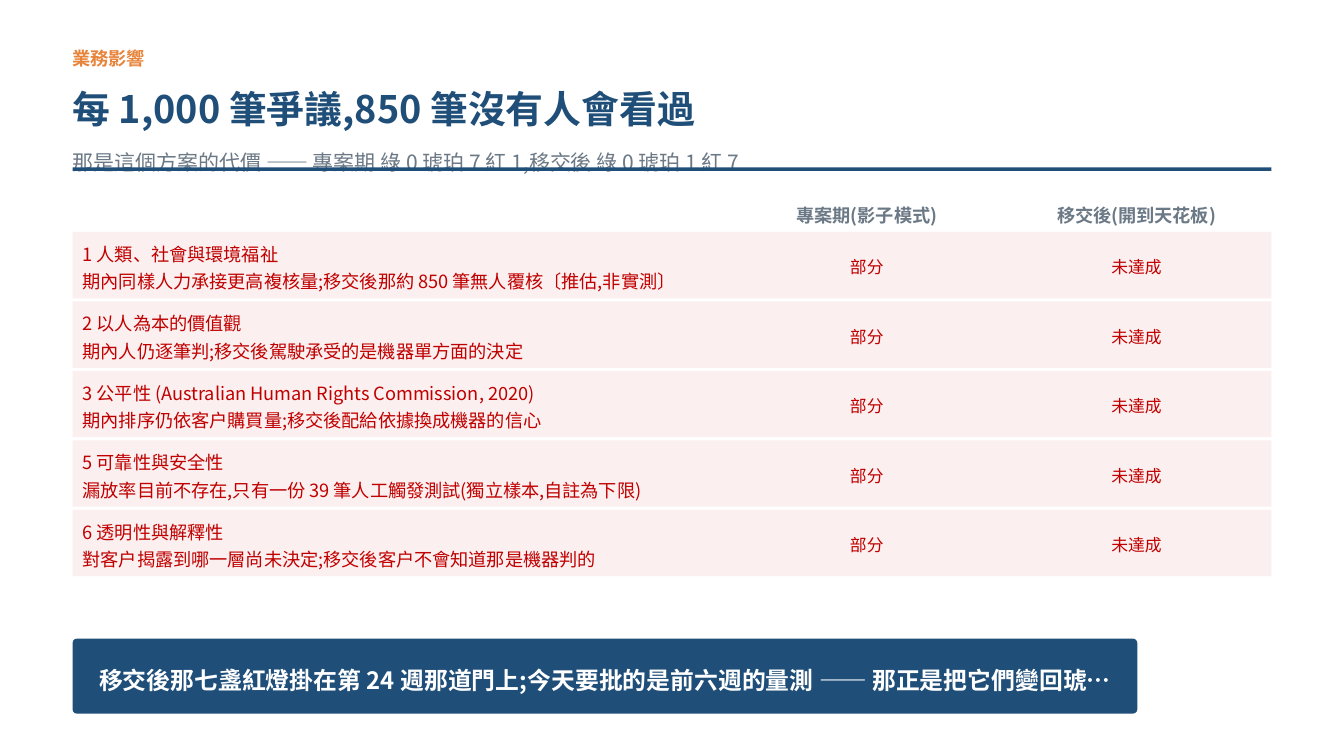
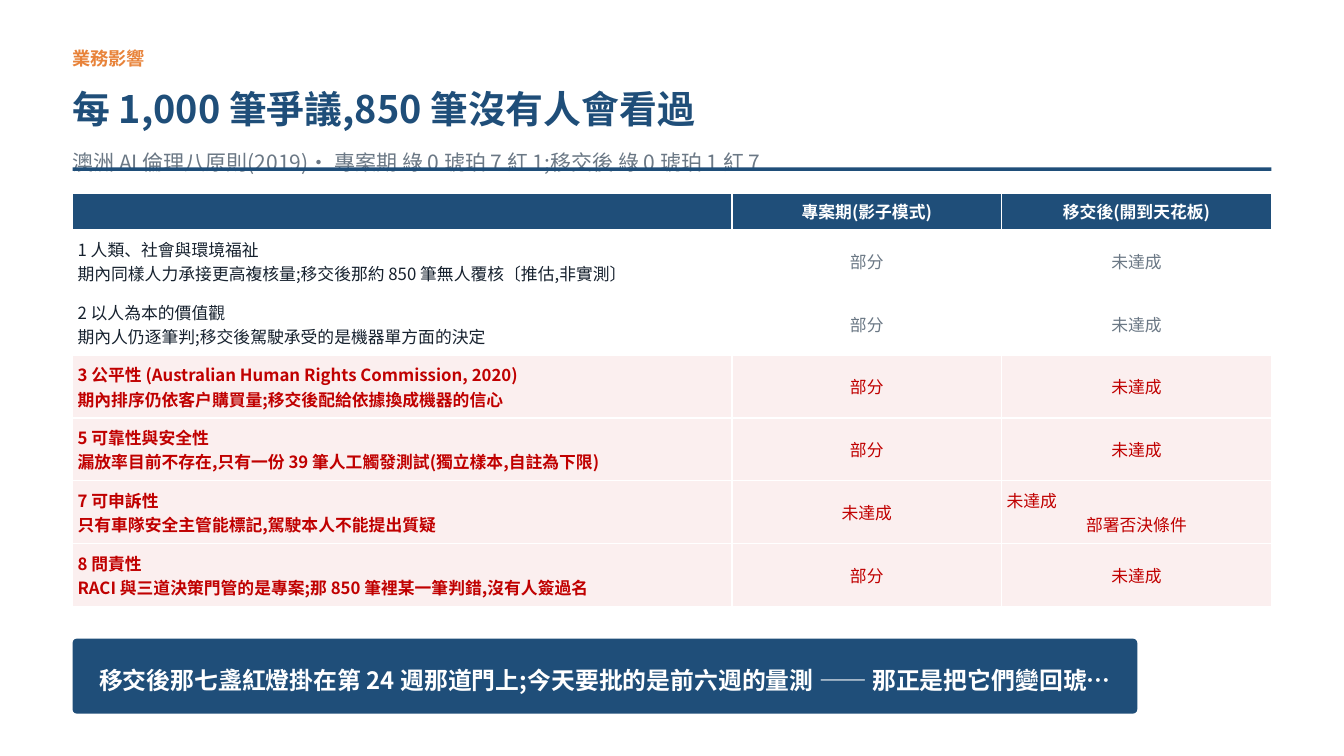
Before and after one commit to pokai-huang0828/UTS_workspace, a slide deck: slide 8 of Artificial Intelligence for Enterprises/Assessment3/Huang_26254793_421104_Assessment 3.pptx. Drawn at 1344x756 pixels with LibreOffice and Linux fonts; fonts in the diff are those of the drawing. Boxes give left, top, right and bottom in pixels: in the first picture for what was removed or moved away, otherwise in the second. Text is boxed around its words. In the diff, an @@ line names an element or a change of style, - is before the commit and + after.

```diff
--- a/Artificial Intelligence for Enterprises/Assessment3/Huang_26254793_421104_Assessment 3.pptx
+++ b/Artificial Intelligence for Enterprises/Assessment3/Huang_26254793_421104_Assessment 3.pptx
@@ text at (x1=73, y1=152, x2=761, y2=174): text changed @@
-那是這個方案的代價 —— 專案期 綠 0 琥珀 7 紅 1,移交後 綠 0 琥珀 1 紅 7
+澳洲 AI 倫理八原則(2019)· 專案期 綠 0 琥珀 7 紅 1;移交後 綠 0 琥珀 1 紅 7
@@ table added at (x1=73, y1=194, x2=1272, y2=606), 7 rows, 3 columns @@
+ | 專案期(影子模式) | 移交後(開到天花板)
+1 人類、社會與環境福祉 期內同樣人力承接更高複核量;移交後那約 850 筆無人覆核〔推估,非實測〕 | 部分 | 未達成
+2 以人為本的價值觀 期內人仍逐筆判;移交後駕駛承受的是機器單方面的決定 | 部分 | 未達成
+3 公平性 (Australian Human Rights Commission, 2020) 期內排序仍依客戶購買量;移交後配給依據換成機器的信心 | 部分 | 未達成
+5 可靠性與安全性 漏放率目前不存在,只有一份 39 筆人工觸發測試(獨立樣本,自註為下限) | 部分 | 未達成
+7 可申訴性 只有車隊安全主管能標記,駕駛本人不能提出質疑 | 未達成 | 未達成 部署否決條件
+8 問責性 RACI 與三道決策門管的是專案;那 850 筆裡某一筆判錯,沒有人簽過名 | 部分 | 未達成
@@ text removed at (x1=796, y1=206, x2=937, y2=226) @@
-專案期(影子模式)
@@ text removed at (x1=1057, y1=206, x2=1216, y2=226) @@
-移交後(開到天花板)
@@ rectangle removed at (x1=73, y1=232, x2=1271, y2=298) @@
@@ text removed at (x1=83, y1=245, x2=676, y2=292) @@
-1 人類、社會與環境福祉
-期內同樣人力承接更高複核量;移交後那約 850 筆無人覆核〔推估,非實測〕
@@ text removed at (x1=850, y1=259, x2=884, y2=275) @@
-部分
@@ text removed at (x1=1111, y1=259, x2=1161, y2=275) @@
-未達成
@@ rectangle removed at (x1=73, y1=301, x2=1271, y2=368) @@
@@ text removed at (x1=83, y1=314, x2=524, y2=362) @@
-2 以人為本的價值觀
-期內人仍逐筆判;移交後駕駛承受的是機器單方面的決定
@@ text removed at (x1=850, y1=329, x2=884, y2=345) @@
-部分
@@ text removed at (x1=1111, y1=329, x2=1161, y2=345) @@
-未達成
@@ rectangle removed at (x1=73, y1=371, x2=1271, y2=438) @@
@@ text removed at (x1=83, y1=384, x2=542, y2=431) @@
-3 公平性 (Australian Human Rights Commission, 2020)
-期內排序仍依客戶購買量;移交後配給依據換成機器的信心
@@ text removed at (x1=850, y1=398, x2=884, y2=414) @@
-部分
@@ text removed at (x1=1111, y1=398, x2=1161, y2=414) @@
-未達成
@@ rectangle removed at (x1=73, y1=441, x2=1271, y2=507) @@
@@ text removed at (x1=83, y1=453, x2=642, y2=501) @@
-5 可靠性與安全性
-漏放率目前不存在,只有一份 39 筆人工觸發測試(獨立樣本,自註為下限)
@@ text removed at (x1=850, y1=468, x2=884, y2=484) @@
-部分
@@ text removed at (x1=1111, y1=468, x2=1161, y2=484) @@
-未達成
@@ rectangle removed at (x1=73, y1=510, x2=1271, y2=577) @@
@@ text removed at (x1=83, y1=523, x2=596, y2=570) @@
-6 透明性與解釋性
-對客戶揭露到哪一層尚未決定;移交後客戶不會知道那是機器判的
@@ text removed at (x1=850, y1=537, x2=884, y2=553) @@
-部分
@@ text removed at (x1=1111, y1=537, x2=1161, y2=553) @@
-未達成
```
Also in this commit, not shown: 7 other slides changed, 2 other files.
